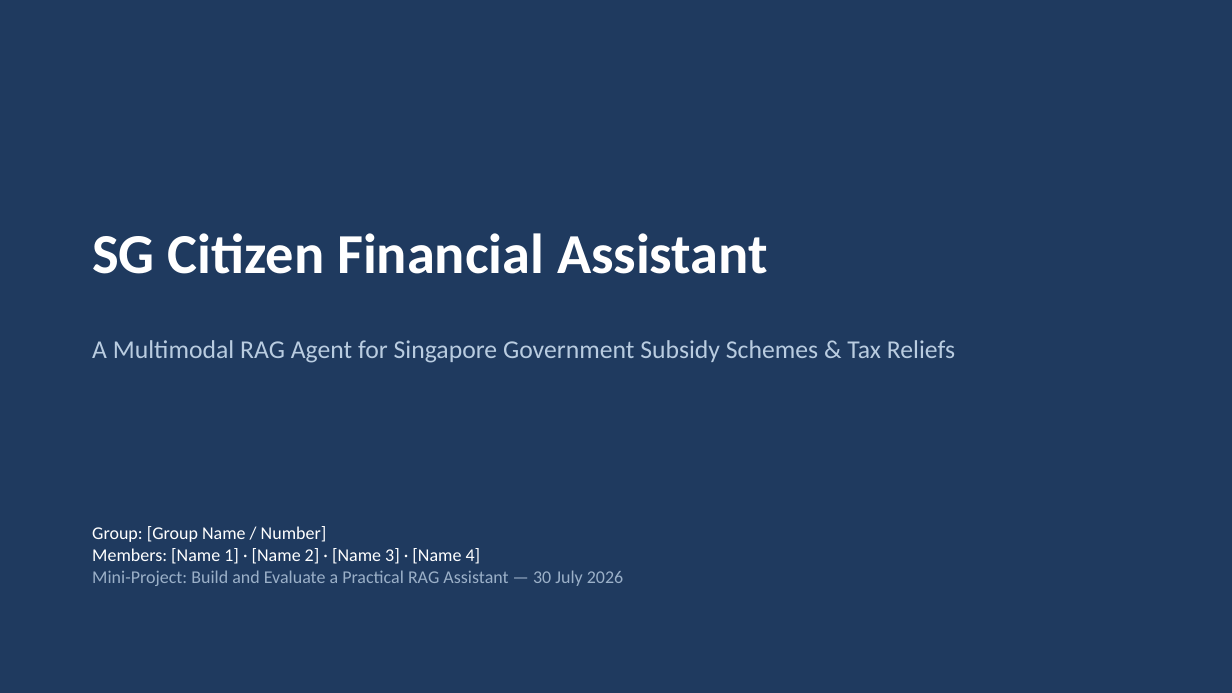
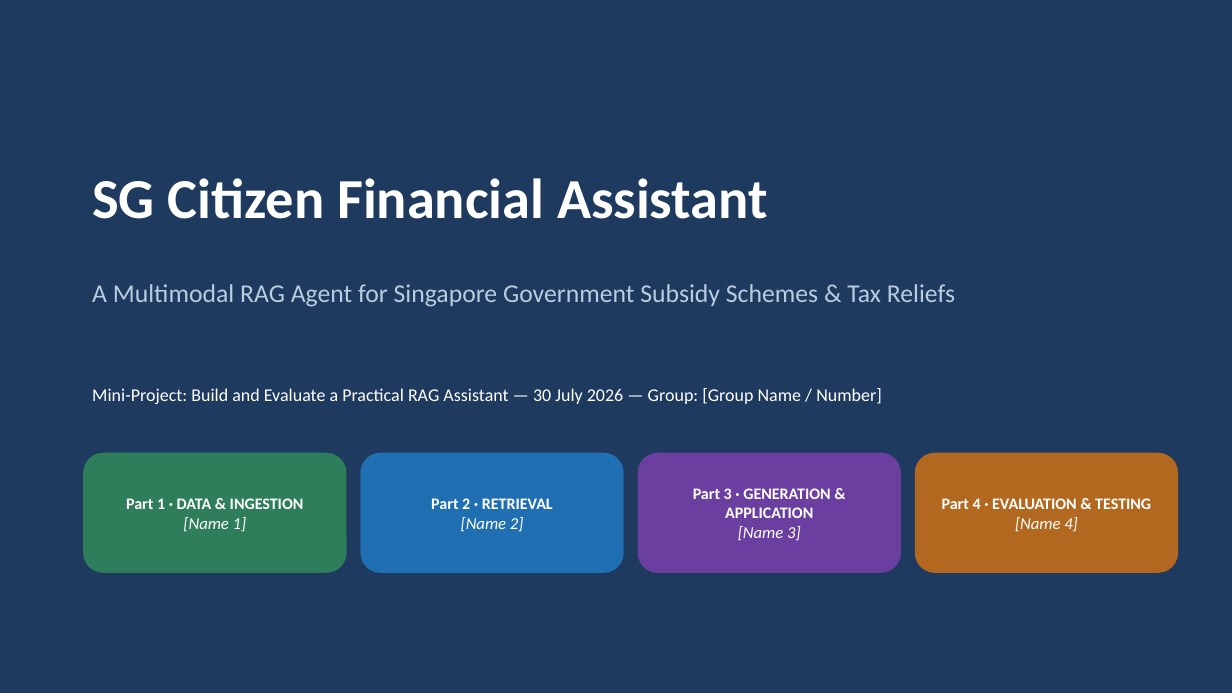
Before and after one commit to hm-base/sg-citizen-financial-assistant, a slide deck: slide 1 of deliverables/Presentation.pptx. Drawn at 1232x693 pixels with LibreOffice and Linux fonts; fonts in the diff are those of the drawing. Boxes give left, top, right and bottom in pixels: in the first picture for what was removed or moved away, otherwise in the second. Text is boxed around its words. In the diff, an @@ line names an element or a change of style, - is before the commit and + after.

Commit message:
Restructure presentation into 4 presenter parts
Group slides by the same 4 responsibility areas used in the report's
contributions table (Data & Ingestion, Retrieval, Generation &
Application, Evaluation & Testing) so the group can split delivery
across 4 people. Adds a roadmap/agenda slide, splits the combined
retrieval+generation design slide in two, and color-codes each part
with a presenter placeholder.

```diff
--- a/deliverables/Presentation.pptx
+++ b/deliverables/Presentation.pptx
@@ text "SG Citizen Financial Assistant": place and size @@
-text "SG Citizen Financial Assistant" at (92,233,768,274)
+text "SG Citizen Financial Assistant" at (92,178,768,219)
@@ text "A Multimodal RAG Agent for ...": place and size @@
-text "A Multimodal RAG Agent for ..." at (92,340,955,363)
+text "A Multimodal RAG Agent for ..." at (92,284,955,307)
@@ text at (92,388,882,404): text changed @@
-Group: [Group Name / Number]
-Members: [Name 1] · [Name 2] · [Name 3] · [Name 4]
-Mini-Project: Build and Evaluate a Practical RAG Assistant — 30 July 2026
+Mini-Project: Build and Evaluate a Practical RAG Assistant — 30 July 2026 — Group: [Group Name / Number]
@@ rounded rectangle added at (83,453,347,573), fill #2E7D5B, 12.5 pt, text #FFFFFF, bold @@
+Part 1 · DATA & INGESTION
+[Name 1]
@@ rounded rectangle added at (360,453,624,573), fill #1F6FB2, 12.5 pt, text #FFFFFF, bold @@
+Part 2 · RETRIEVAL
+[Name 2]
@@ rounded rectangle added at (638,453,901,573), fill #6B3FA0, 12.5 pt, text #FFFFFF, bold @@
+Part 3 · GENERATION & APPLICATION
+[Name 3]
@@ rounded rectangle added at (915,453,1178,573), fill #B2691F, 12.5 pt, text #FFFFFF, bold @@
+Part 4 · EVALUATION & TESTING
+[Name 4]
```
Also in this commit, not shown: 10 other slides changed, 2 slides added.
